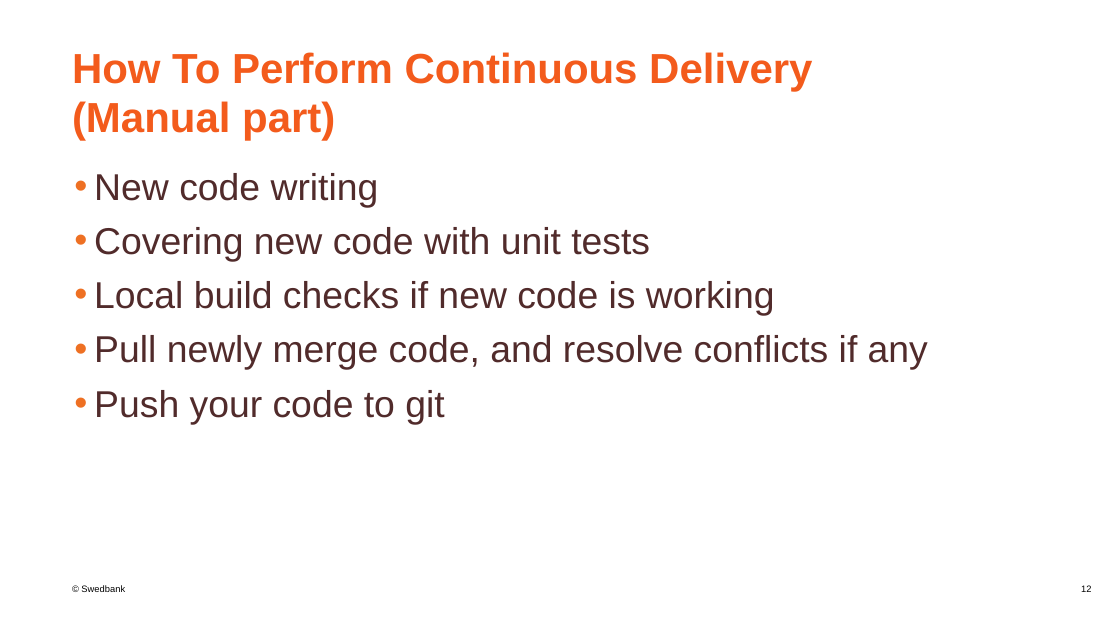
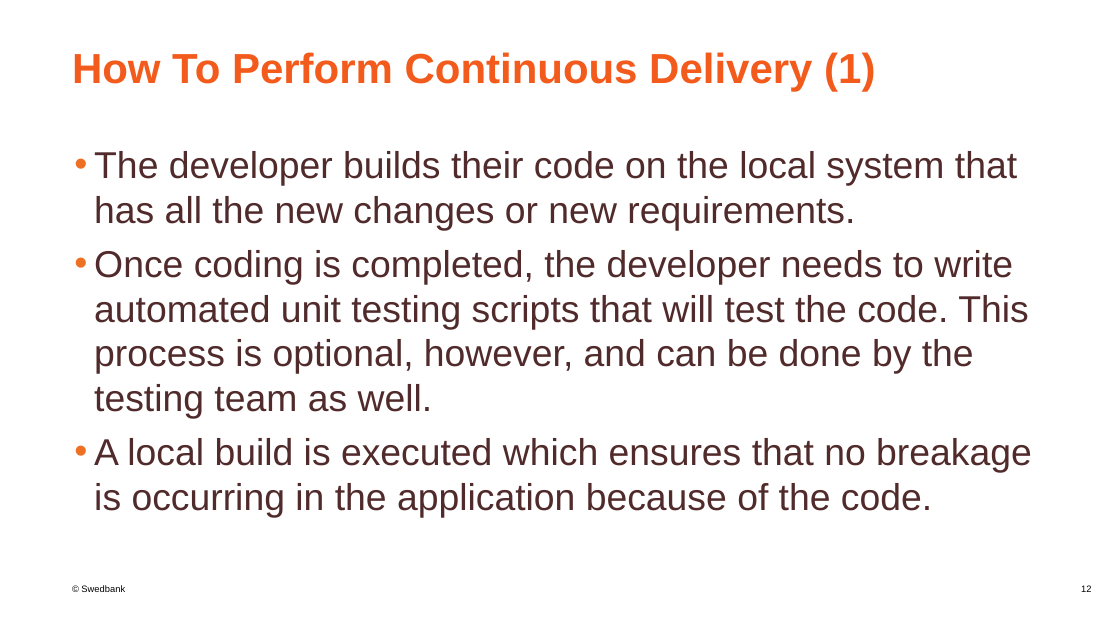
Before and after one commit to mantelisb/CICD-lecture, a slide deck: slide 12 of CICD.pptx. Drawn at 1120x630 pixels with LibreOffice and Linux fonts; fonts in the diff are those of the drawing; background and template pictures are left out. Boxes give left, top, right and bottom in pixels: in the first picture for what was removed or moved away, otherwise in the second. Text is boxed around its words. In the diff, an @@ line names an element or a change of style, - is before the commit and + after.

```diff
--- a/CICD.pptx
+++ b/CICD.pptx
@@ title at box(72, 52, 875, 91): text changed @@
-How To Perform Continuous Delivery (Manual part)
+How To Perform Continuous Delivery (1)
@@ text at box(94, 151, 1032, 518): text changed @@
-• New code writing
-• Covering new code with unit tests
-• Local build checks if new code is working
-• Pull newly merge code, and resolve conflicts if any
-• Push your code to git
+• The developer builds their code on the local system that has all the new changes or new requirements.
+• Once coding is completed, the developer needs to write automated unit testing scripts that will test the code. This process is optional, however, and can be done by the testing team as well.
+• A local build is executed which ensures that no breakage is occurring in the application because of the code.
```
Also in this commit, not shown: 4 other slides changed, 3 slides added, 3 slides removed, 5 other files.
